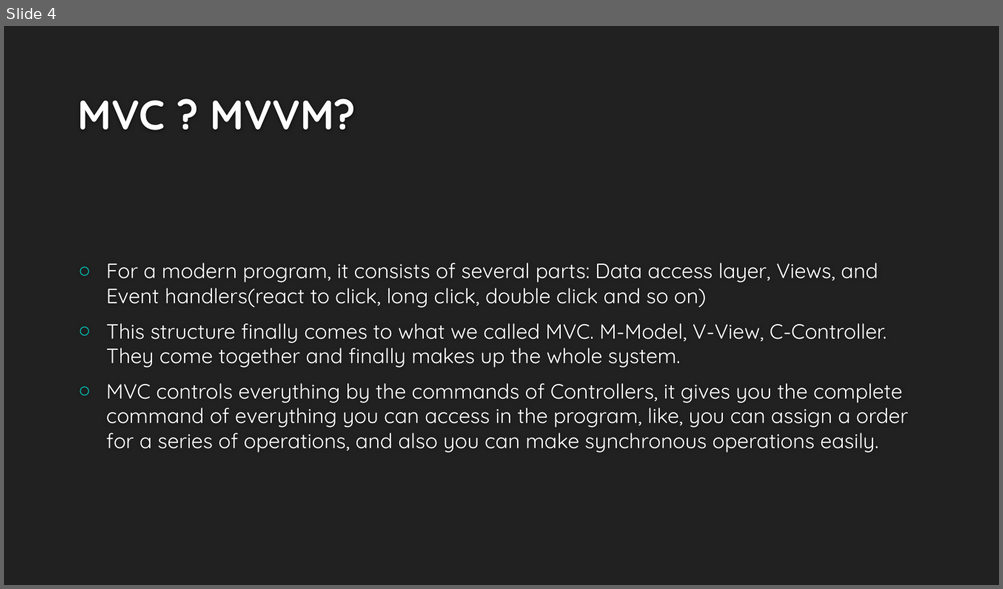
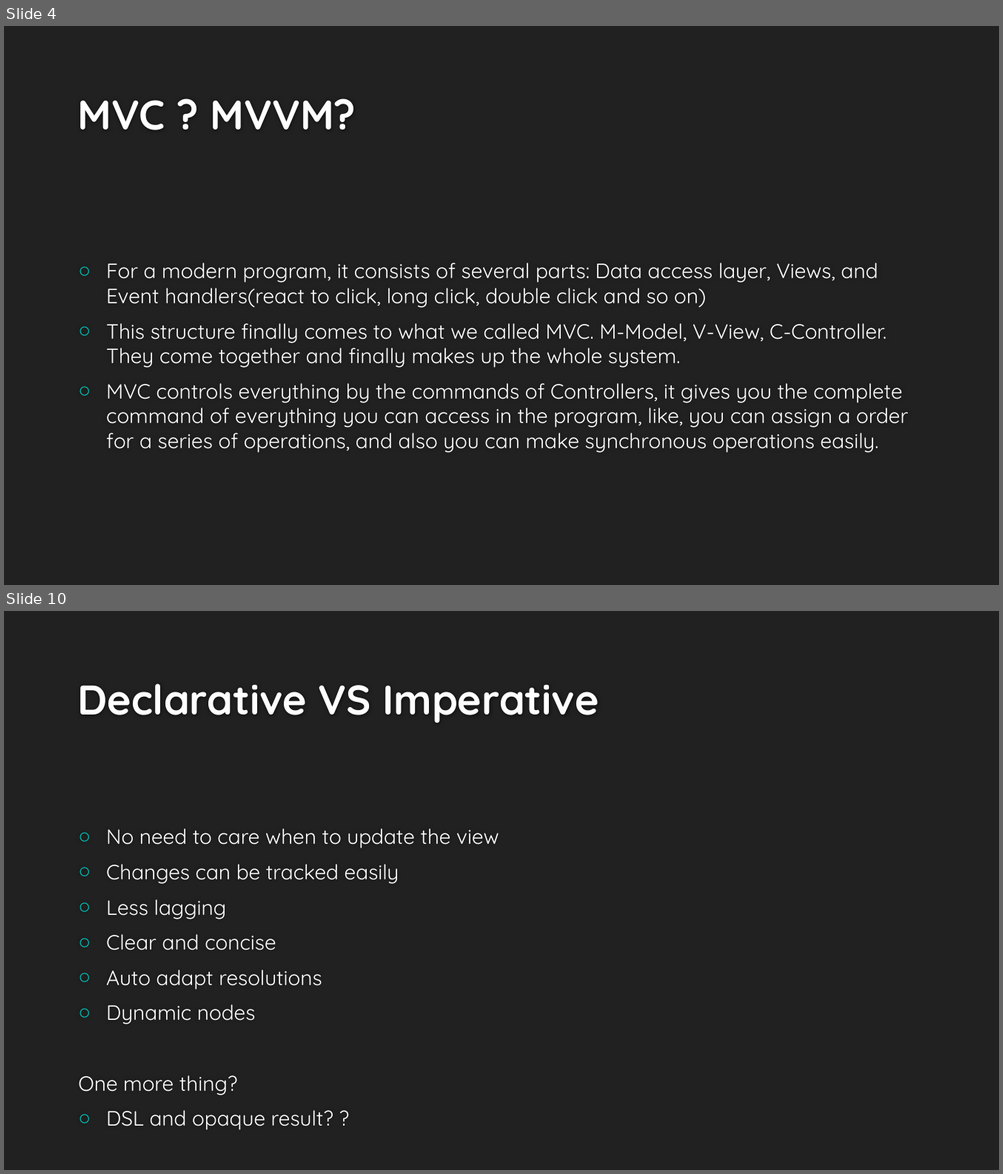
Before and after one commit to czf0613/android-tutorial, a slide deck: ppt/MVVM in Application programming.pptx. Shown one above the other, each under a label of ours: slide 4 before the commit, slides 4 and 10 after it; the slides between them are not shown. The pictures are 1003x589 and 1003x1174 pixels, drawn with LibreOffice and Linux fonts; fonts in the diff are those of the drawing; background and template pictures are left out. Boxes give left, top, right and bottom in pixels: in the first picture for what was removed or moved away, otherwise in the second. Text is boxed around its words. In the diff, an @@ line names an element or a change of style, - is before the commit and + after.

```diff
--- a/ppt/MVVM in Application programming.pptx
+++ b/ppt/MVVM in Application programming.pptx
@@ slide 10 added at <box>4,611,999,1170</box>, background #212121 @@
@@ title added at <box>77,684,598,723</box>, 40 pt, text #FEFEFE, bold @@
+Declarative VS Imperative
@@ text added at <box>78,829,498,1130</box>, 20 pt, text #FFFFFF @@
+○ No need to care when to update the view
+○ Changes can be tracked easily
+○ Less lagging
+○ Clear and concise
+○ Auto adapt resolutions
+○ Dynamic nodes
+One more thing?
+○ DSL and opaque result? ?
```
Also in this commit, not shown: 2 slides changed, 4 other slides added, 1 slide removed.
